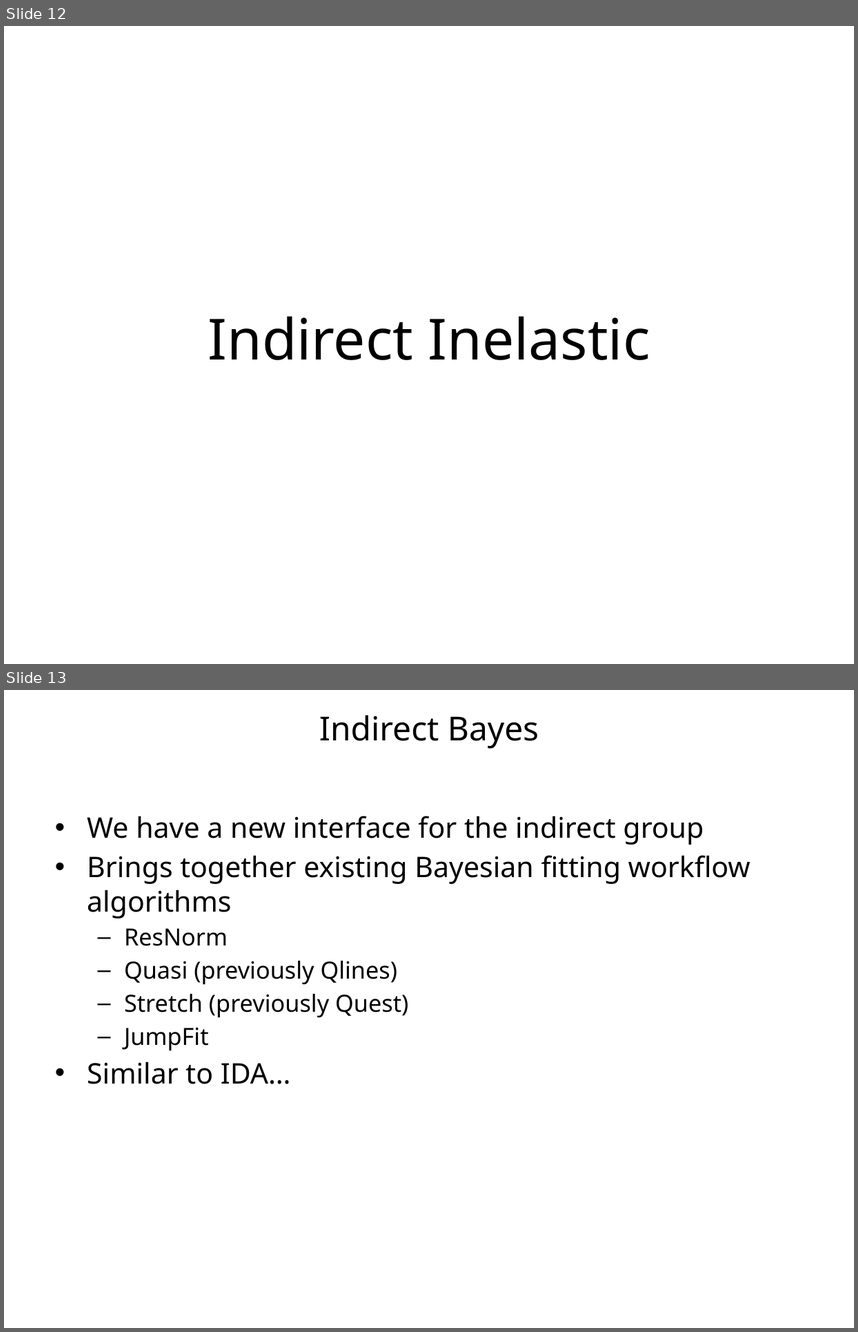
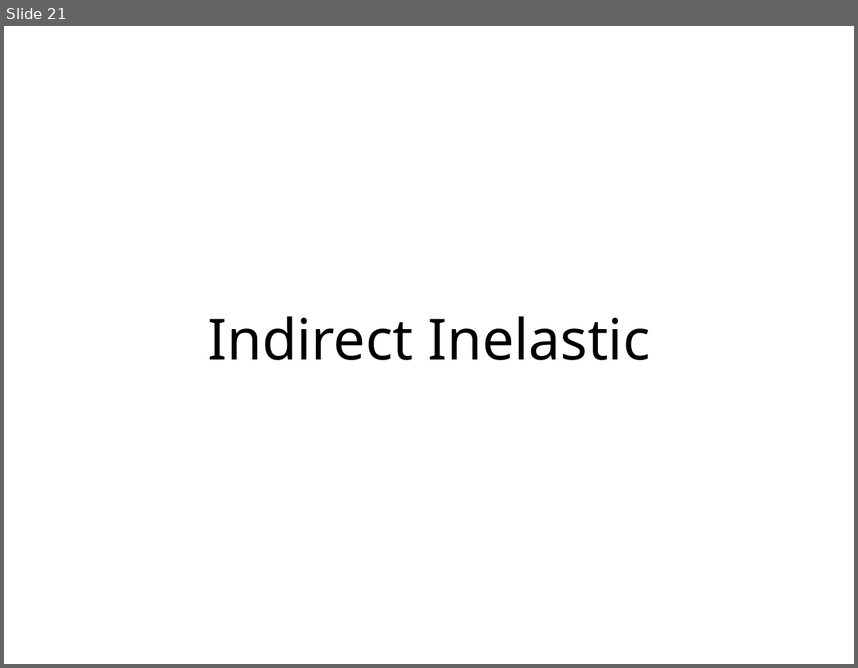
Before and after one commit to mantidproject/documents, a slide deck: Presentations/Release Presentations/3.1/Release 3.1 Presentation.pptx. Shown one above the other, each under a label of ours: slides 12 and 13 before the commit, slide 21 after it. The pictures are 858x1332 and 858x668 pixels, drawn with LibreOffice and Linux fonts; fonts in the diff are those of the drawing; background and template pictures are left out. Boxes give left, top, right and bottom in pixels: in the first picture for what was removed or moved away, otherwise in the second. Text is boxed around its words. In the diff, an @@ line names an element or a change of style, - is before the commit and + after.

```diff
--- a/Presentations/Release Presentations/3.1/Release 3.1 Presentation.pptx
+++ b/Presentations/Release Presentations/3.1/Release 3.1 Presentation.pptx
@@ slide 13 removed at [4, 690, 854, 1328], background #FFFFFF @@
@@ title removed at [319, 715, 539, 749] @@
-Indirect Bayes
@@ text removed at [87, 816, 751, 1084] @@
-• We have a new interface for the indirect group
-• Brings together existing Bayesian fitting workflow algorithms
-  – ResNorm
-  – Quasi (previously Qlines)
-  – Stretch (previously Quest)
-  – JumpFit
-• Similar to IDA…
@@ what was slide 12 is now slide 21 @@
```
Also in this commit, not shown: 6 slides changed, 33 slides added, 7 other slides removed, 12 other files.
